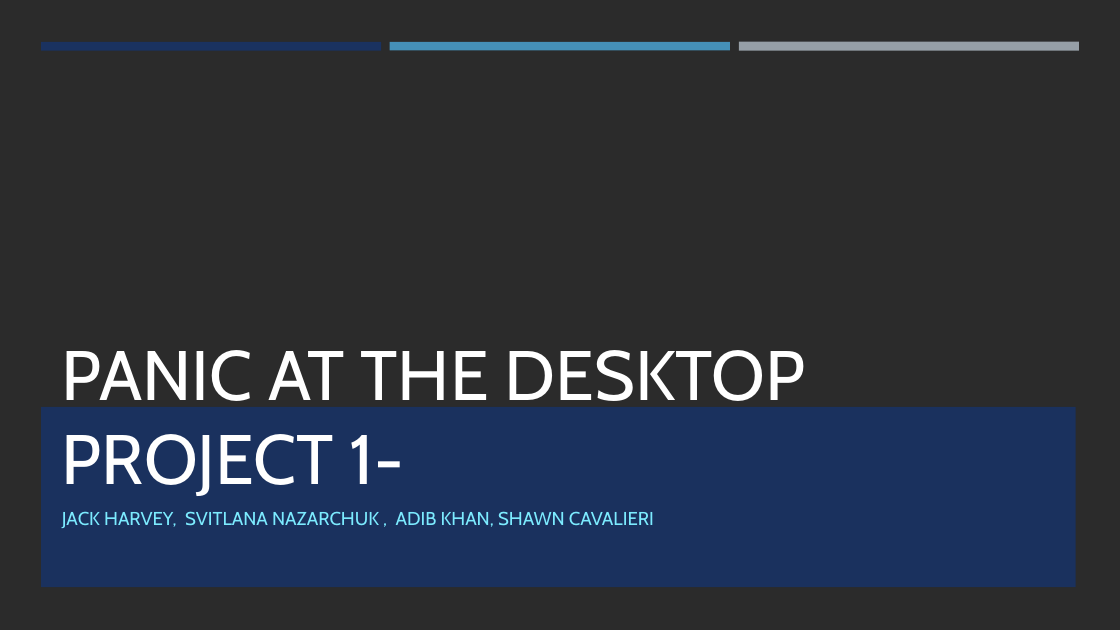
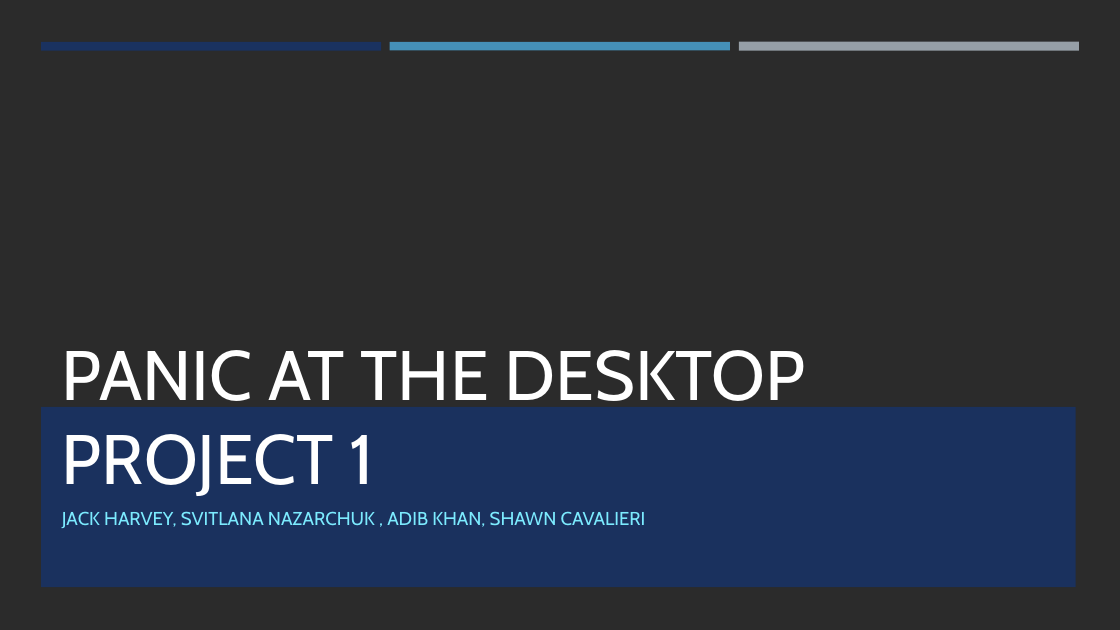
Before and after one commit to shawn-cavalieri/panic_at_the_desktop_project_1, a slide deck: slide 1 of Panic At The Desktop Project 1-.pptx. Drawn at 1120x630 pixels with LibreOffice and Linux fonts; fonts in the diff are those of the drawing; background and template pictures are left out; a plain dark background stands for a picture behind light text. Boxes give left, top, right and bottom in pixels: in the first picture for what was removed or moved away, otherwise in the second. Text is boxed around its words. In the diff, an @@ line names an element or a change of style, - is before the commit and + after.

```diff
--- a/Panic At The Desktop Project 1-.pptx
+++ b/Panic At The Desktop Project 1-.pptx
@@ title at (62,350,805,496): text changed @@
-PANIC AT THE DESKTOP PROJECT 1-
+PANIC AT THE DESKTOP PROJECT 1
@@ subtitle "JACK HARVEY, SVITLANA NAZARCHUK , ..." rewrapped from (62,511,654,528) to (62,511,646,528) @@
```
Also in this commit, not shown: 1 other slide changed, 8 slides added, 3 slides removed, 3 other files.
